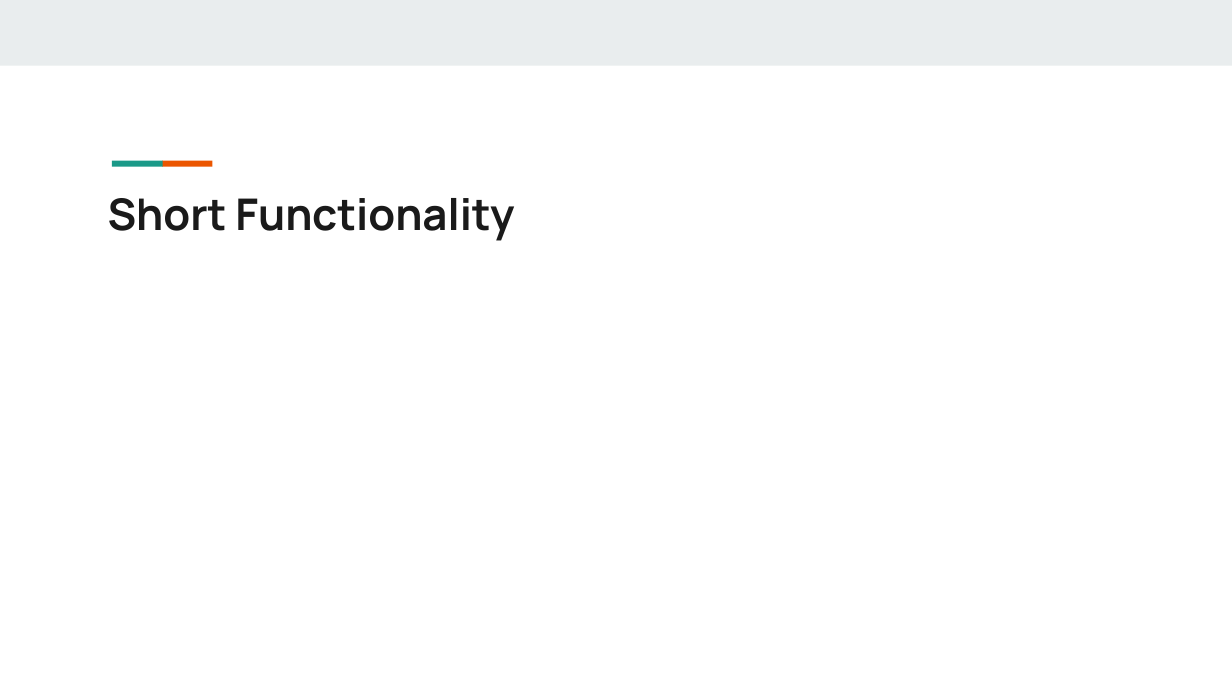
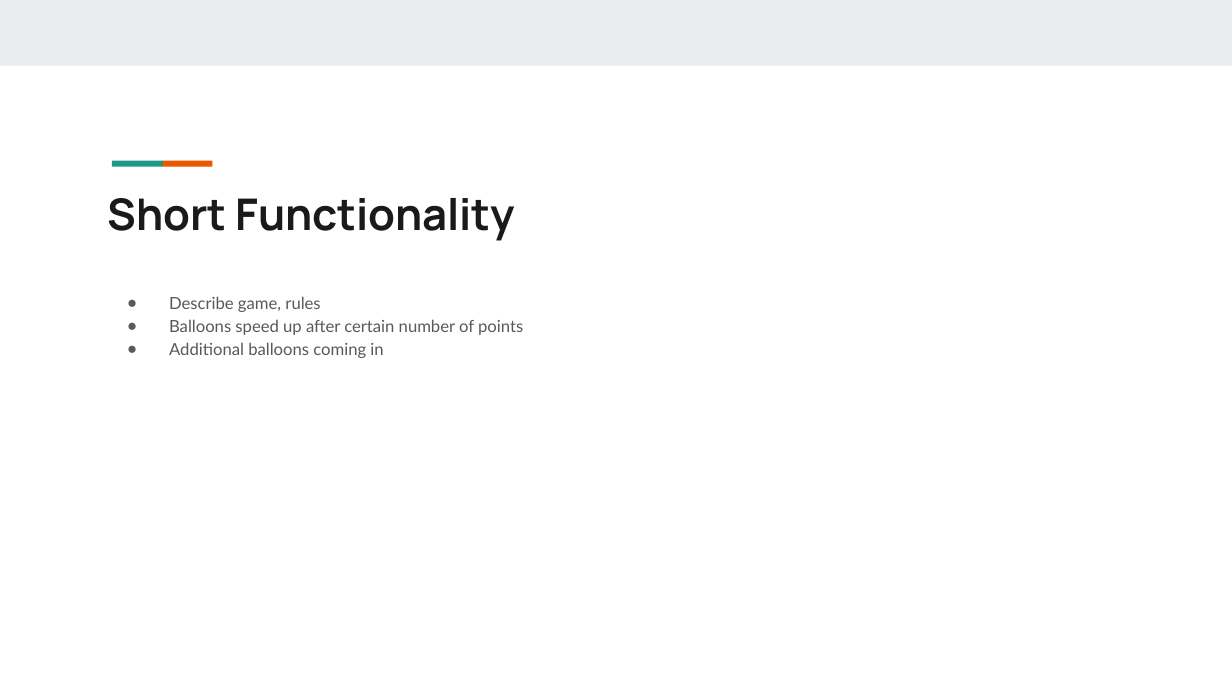
Before and after one commit to xu842251462/EC551_FinalProject, a slide deck: slide 3 of Bringing the Analog World to Digital Design_EC551_Final Project.pptx. Drawn at 1232x693 pixels with LibreOffice and Linux fonts; fonts in the diff are those of the drawing. Boxes give left, top, right and bottom in pixels: in the first picture for what was removed or moved away, otherwise in the second. Text is boxed around its words. In the diff, an @@ line names an element or a change of style, - is before the commit and + after.

```diff
--- a/Bringing the Analog World to Digital Design_EC551_Final Project.pptx
+++ b/Bringing the Analog World to Digital Design_EC551_Final Project.pptx
@@ text added at (169,296,523,358), 13 pt, text #595959 @@
+● Describe game, rules
+● Balloons speed up after certain number of points
+● Additional balloons coming in
```
Also in this commit, not shown: 4 other slides changed.
